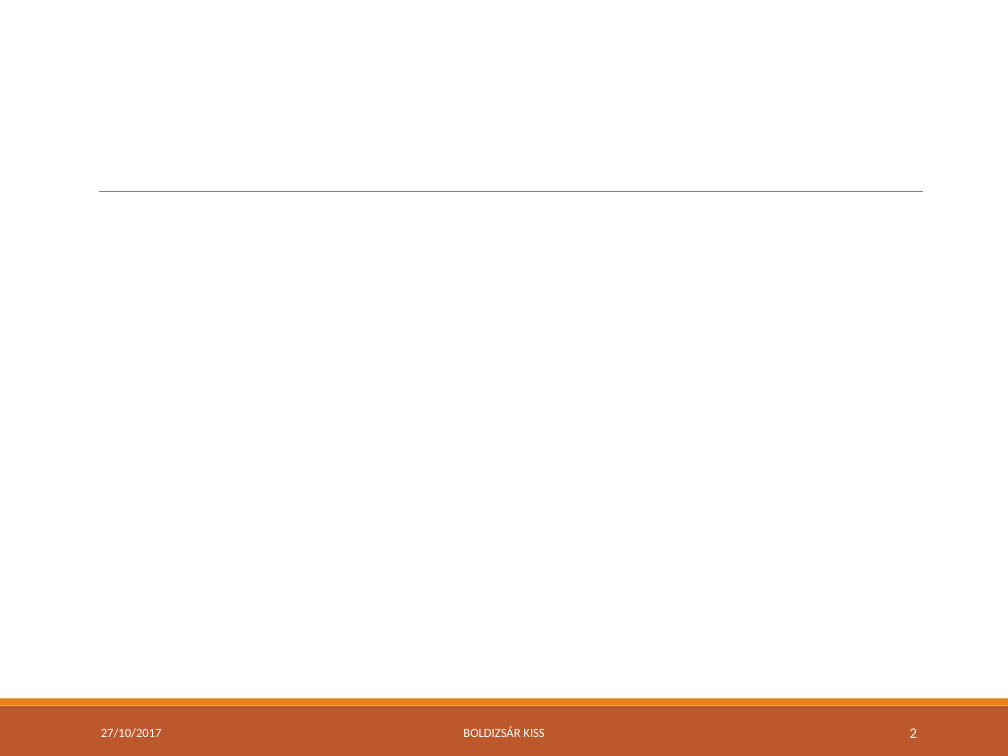
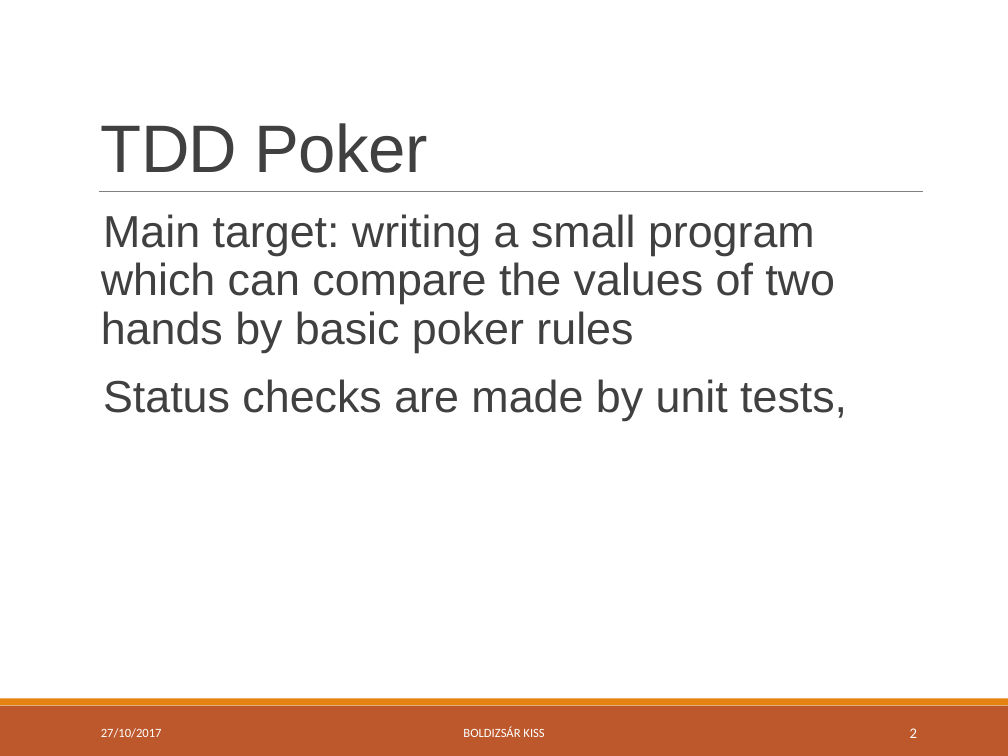
Before and after one commit to green-fox-academy/bpo106, a slide deck: slide 2 of week07/day04/demo/ppt-w07.pptx. Drawn at 1008x756 pixels with LibreOffice and Linux fonts; fonts in the diff are those of the drawing. Boxes give left, top, right and bottom in pixels: in the first picture for what was removed or moved away, otherwise in the second. Text is boxed around its words. In the diff, an @@ line names an element or a change of style, - is before the commit and + after.

```diff
--- a/week07/day04/demo/ppt-w07.pptx
+++ b/week07/day04/demo/ppt-w07.pptx
@@ title added at (x1=101, y1=123, x2=428, y2=173), 48 pt, text #404040 @@
+TDD Poker
@@ text added at (x1=101, y1=214, x2=847, y2=421), 32 pt, text #404040 @@
+  Main target: writing a small program which can compare the values of two hands by basic poker rules
+  Status checks are made by unit tests,
```
Also in this commit, not shown: 3 other slides changed.
